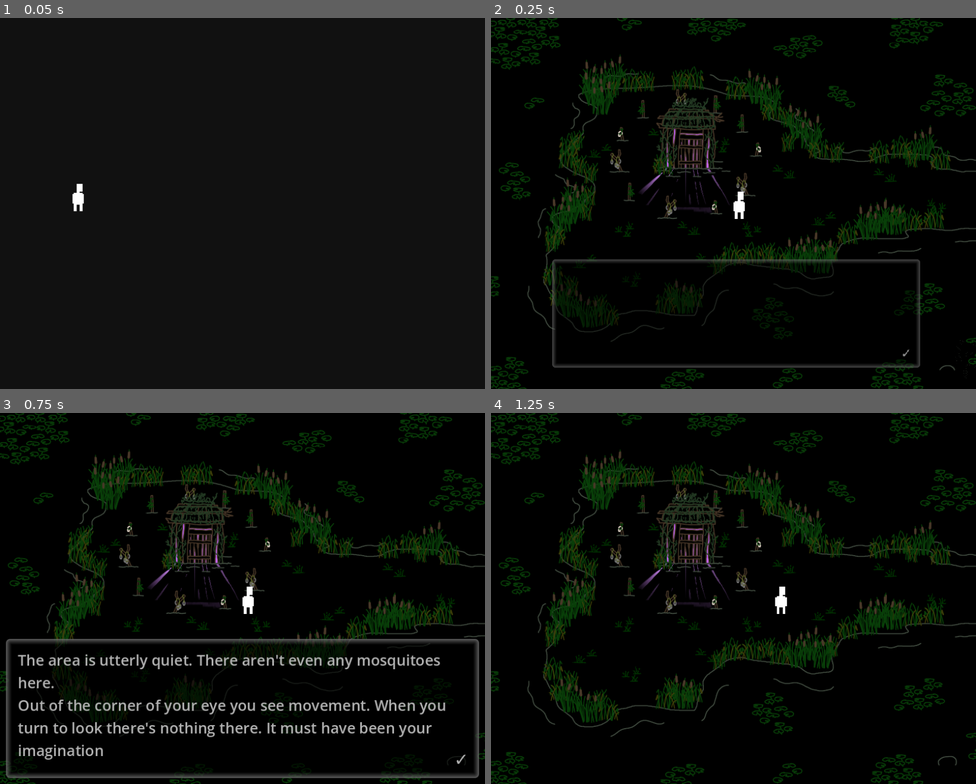
Above: before the commit, frames 1-4 (two rows, left to right).
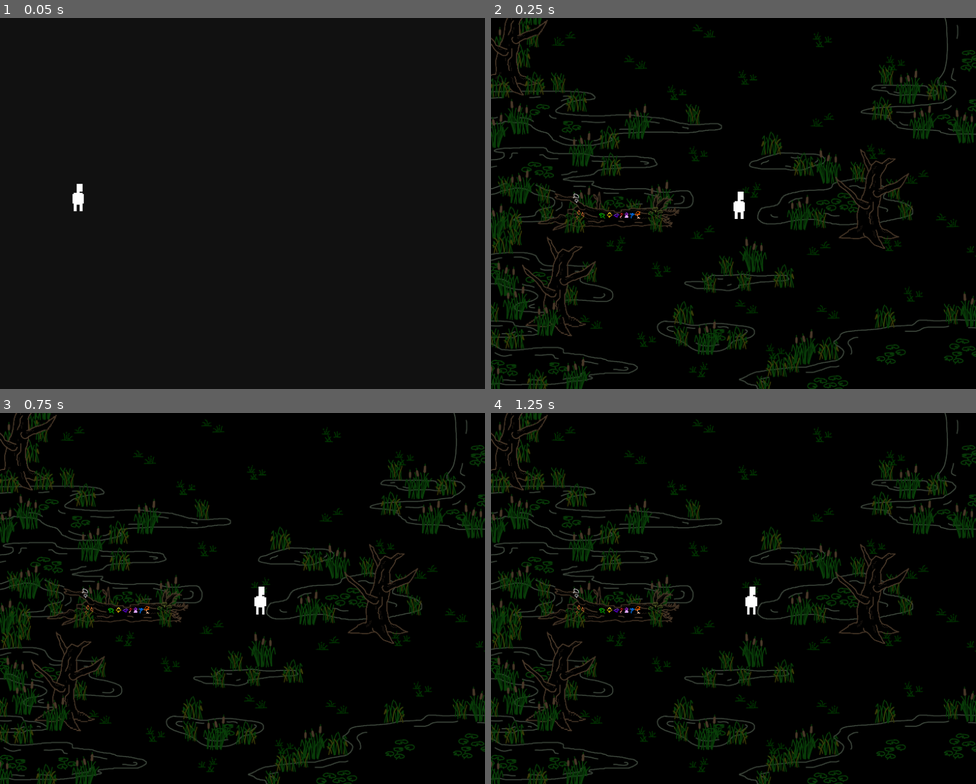
Above: after the commit, the same moments.

Repository: jschnurer/isle-of-lost-souls-godot
Game: Godot game, scene res://src/scenes/splash/splash_screens.tscn
The game is run twice, just before and just after one commit, with the same random seed, the same clock (stepped at 60 frames per second) and the same inputs.
Inputs:
- Up to frame 1 (0.05 s): no input
- Up to frame 2 (0.25 s): no input
- Up to frame 3 (0.75 s): tap Enter (ui_accept) at 0.5 s; hold Right (ui_right) from 0.53 s (still down)
- Up to frame 4 (1.25 s): keep holding Right (ui_right); tap Enter (ui_accept) at 0.77 s

Frame 1 is identical in both runs. In frame 2, 27% of the frame differs, in the area x 0-100%, y 0-100%; in frame 3, 29%; in frame 4, 27%.

Commit message:
added event indicator above player

Diff:
--- a/src/debug.gd
+++ b/src/debug.gd
@@ -25,7 +25,7 @@
 	SignalBus.toggle_player.emit(args)
 
 	var tele_args = TeleportArgs.new()
-	tele_args.to_scene = Enums.Scenes.SWAMP_HUT_EXTERIOR
+	tele_args.to_scene = Enums.Scenes.SWAMP_TOPPLED_LOG
 	tele_args.to_location = Vector2(417, 338)
 	SignalBus.transfer_player_to_scene.emit(tele_args)
 
--- a/src/player/player.gd
+++ b/src/player/player.gd
@@ -15,6 +15,7 @@
 var game_event_in_range: GameEvent
 @export var mode: Enums.PlayerMode = Enums.PlayerMode.PERSON
 var is_controllable: bool = true
+@onready var active_event_indicator: Label = $ActiveEvent
 
 func _ready():
 	$Sprite.texture = normal_sprite
@@ -111,6 +112,9 @@
 	elif (game_event.parent_node_index > game_event_in_range.parent_node_index):
 		game_event_in_range = game_event
 
+	if mode == Enums.PlayerMode.PERSON:
+		active_event_indicator.visible = true
+
 func _on_game_event_exited_range(game_event: GameEvent):
 	var item_ix = -1
 	for ge in all_game_events_in_range:
@@ -123,6 +127,11 @@
 		game_event_in_range = null
 		if (all_game_events_in_range.size() > 0):
 			game_event_in_range = all_game_events_in_range[0]
+
+	if mode == Enums.PlayerMode.PERSON:
+		active_event_indicator.visible = game_event_in_range != null
+	else:
+		active_event_indicator.visible = false
 
 func _on_memorize_player_info():
 	var info = PlayerInfo.new()
@@ -150,7 +159,9 @@
 		$Sprite.texture = pointer_sprite
 		$Sprite.flip_h = false
 		SPEED = POINTER_SPEED
+		active_event_indicator.visible = false
 	else:
+		active_event_indicator.visible = game_event_in_range != null
 		SPEED = PERSON_SPEED
 		update_sprite()
 
--- a/src/player/player.tscn
+++ b/src/player/player.tscn
@@ -1,10 +1,11 @@
-[gd_scene load_steps=11 format=3 uid="uid://bdhtoyqehrt80"]
+[gd_scene load_steps=12 format=3 uid="uid://bdhtoyqehrt80"]
 
 [ext_resource type="Texture2D" uid="uid://kkr38elv0h5g" path="res://art/actors/player.png" id="1_gdqck"]
 [ext_resource type="Script" path="res://src/player/player.gd" id="1_i00hy"]
 [ext_resource type="Texture2D" uid="uid://cjucjbv51empc" path="res://art/actors/player_up.png" id="3_4clwk"]
 [ext_resource type="Texture2D" uid="uid://bs0onc7gn3hj0" path="res://art/actors/player_down.png" id="4_aabnl"]
 [ext_resource type="Texture2D" uid="uid://c4dh4ptjqjsrj" path="res://art/actors/pointer.png" id="5_40aju"]
+[ext_resource type="Theme" uid="uid://v1piyp7jwkvp" path="res://styles/base_theme.tres" id="6_thw6d"]
 
 [sub_resource type="RectangleShape2D" id="RectangleShape2D_4xr0b"]
 size = Vector2(39, 12)
@@ -30,7 +31,7 @@
 
 [node name="Sprite" type="Sprite2D" parent="."]
 texture_filter = 1
-texture = ExtResource("5_40aju")
+texture = ExtResource("1_gdqck")
 offset = Vector2(0, -47)
 
 [node name="FeetCollision" type="CollisionShape2D" parent="."]
@@ -86,3 +87,18 @@
 [node name="PointerCollision" type="CollisionShape2D" parent="."]
 position = Vector2(-12.1212, -71.2121)
 shape = SubResource("RectangleShape2D_1vjpk")
+
+[node name="ActiveEvent" type="Label" parent="."]
+visible = false
+z_index = 1
+offset_left = -18.0
+offset_top = -140.0
+offset_right = 22.0
+offset_bottom = -95.0
+theme = ExtResource("6_thw6d")
+theme_override_colors/font_shadow_color = Color(0, 0, 0, 1)
+theme_override_constants/outline_size = 1
+theme_override_constants/shadow_outline_size = 4
+theme_override_font_sizes/font_size = 32
+text = "?"
+horizontal_alignment = 1
--- a/src/scenes/swamp/standing_water/standing_water.tscn
+++ b/src/scenes/swamp/standing_water/standing_water.tscn
@@ -17,6 +17,7 @@
 [ext_resource type="Script" path="res://src/scenes/swamp/standing_water/interactables/puffball.gd" id="12_m2sau"]
 [ext_resource type="Script" path="res://src/scenes/swamp/standing_water/interactables/water_pool.gd" id="13_f15hf"]
 [ext_resource type="PackedScene" uid="uid://cmwl1kgq7fk1" path="res://src/scenes/objects/swamp_bubble/swamp_bubble.tscn" id="14_dxv41"]
+[ext_resource type="PackedScene" uid="uid://b4030ratk3mbj" path="res://src/scenes/objects/sparkle/sparkle.tscn" id="18_3b6ea"]
 
 [sub_resource type="RectangleShape2D" id="RectangleShape2D_17uta"]
 size = Vector2(20, 250)
@@ -654,4 +655,7 @@
 position = Vector2(0, 2)
 shape = SubResource("RectangleShape2D_ulv4q")
 
+[node name="Sparkle" parent="." instance=ExtResource("18_3b6ea")]
+position = Vector2(637, 220)
+
 [editable path="Puffball/GameEvent"]
Not shown: 1 places in src/scenes/swamp/standing_water/standing_water.tscn that only renumber resources
